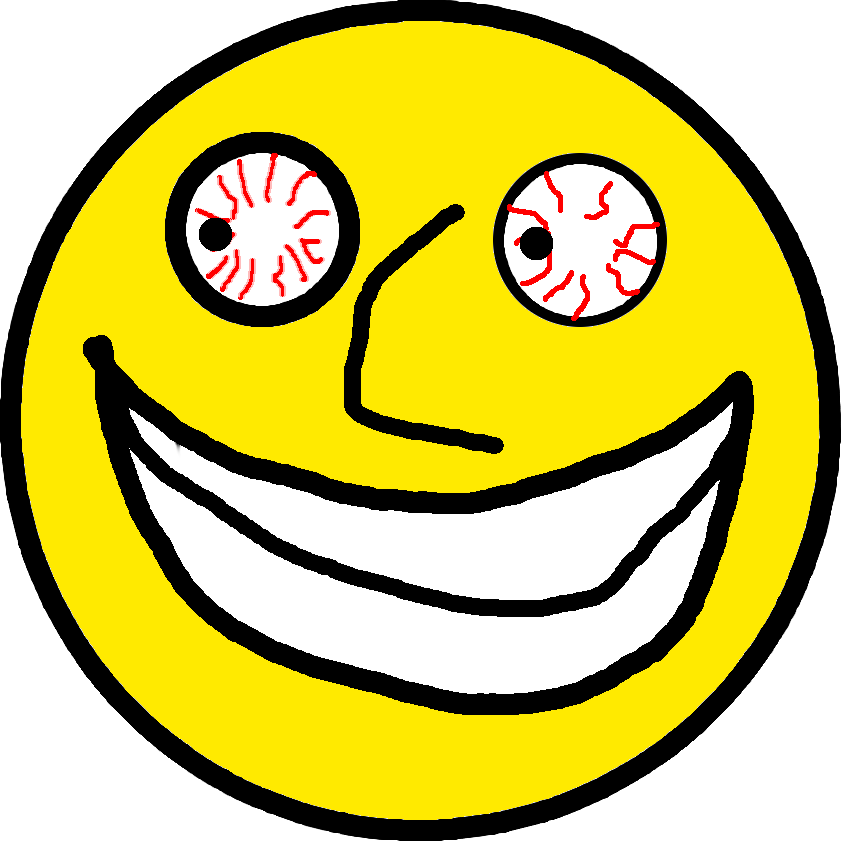
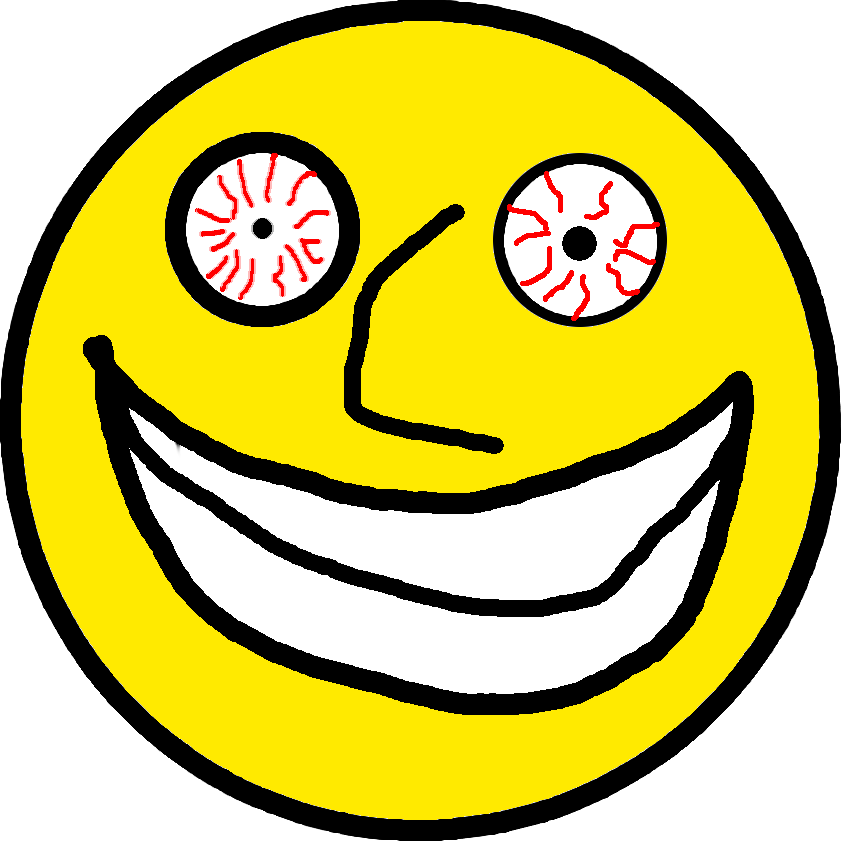
The second 841 × 841 image is a revision of the first. Changes to its layers:
painted on "Dottima" over left=199, top=218, right=597, bottom=261
